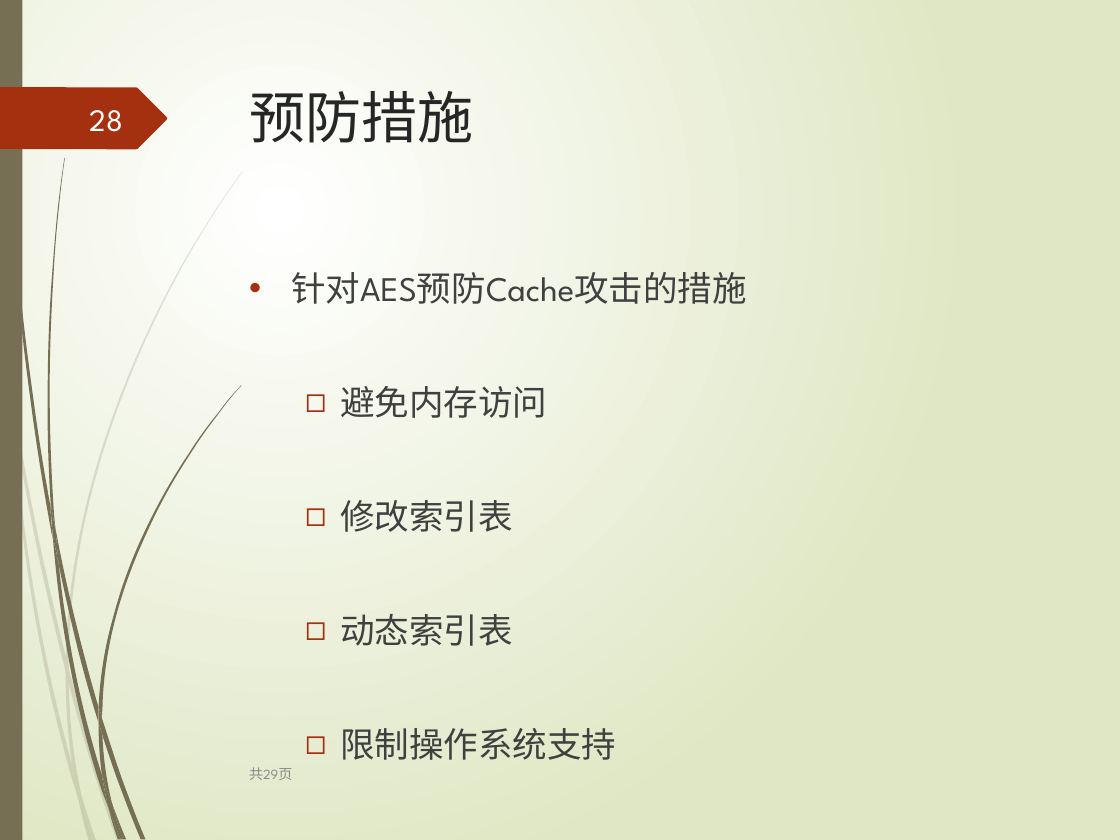
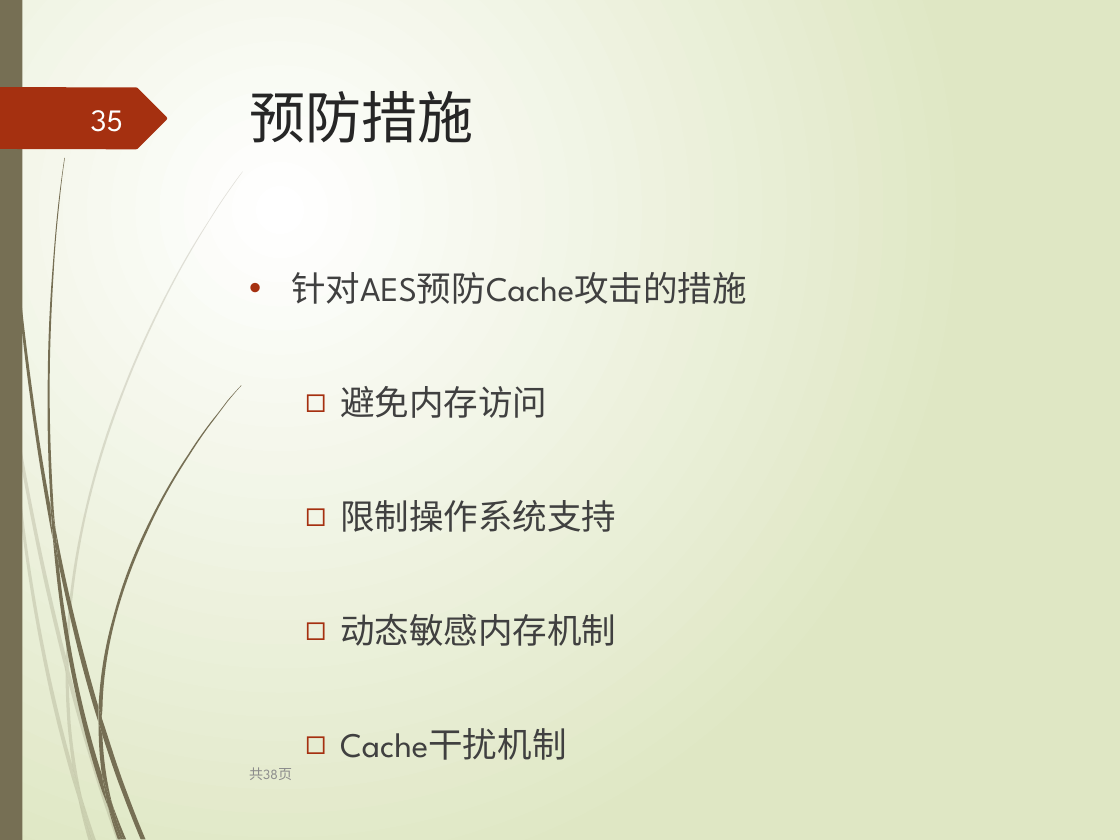
Before and after one commit to leborn0101/graduation, a slide deck: slide 35 of 毕业答辩.pptx (slide 28 before the commit). Drawn at 1120x840 pixels with LibreOffice and Linux fonts; fonts in the diff are those of the drawing. Boxes give left, top, right and bottom in pixels: in the first picture for what was removed or moved away, otherwise in the second. Text is boxed around its words. In the diff, an @@ line names an element or a change of style, - is before the commit and + after.

```diff
--- a/毕业答辩.pptx
+++ b/毕业答辩.pptx
@@ page number at bbox=[91, 110, 123, 132]: text changed @@
-28
+35
@@ text at bbox=[340, 500, 513, 646]: paragraphs removed @@
-  ◻ 修改索引表
-  ◻ 动态索引表
@@ text at bbox=[340, 614, 616, 646]: paragraphs added @@
+  ◻ 动态敏感内存机制
+  ◻ Cache干扰机制
@@ text at bbox=[249, 767, 292, 780]: text changed @@
-共29页
+共38页
```
Also in this commit, not shown: 19 other slides changed, 18 slides added, 9 slides removed, 1 other file.
